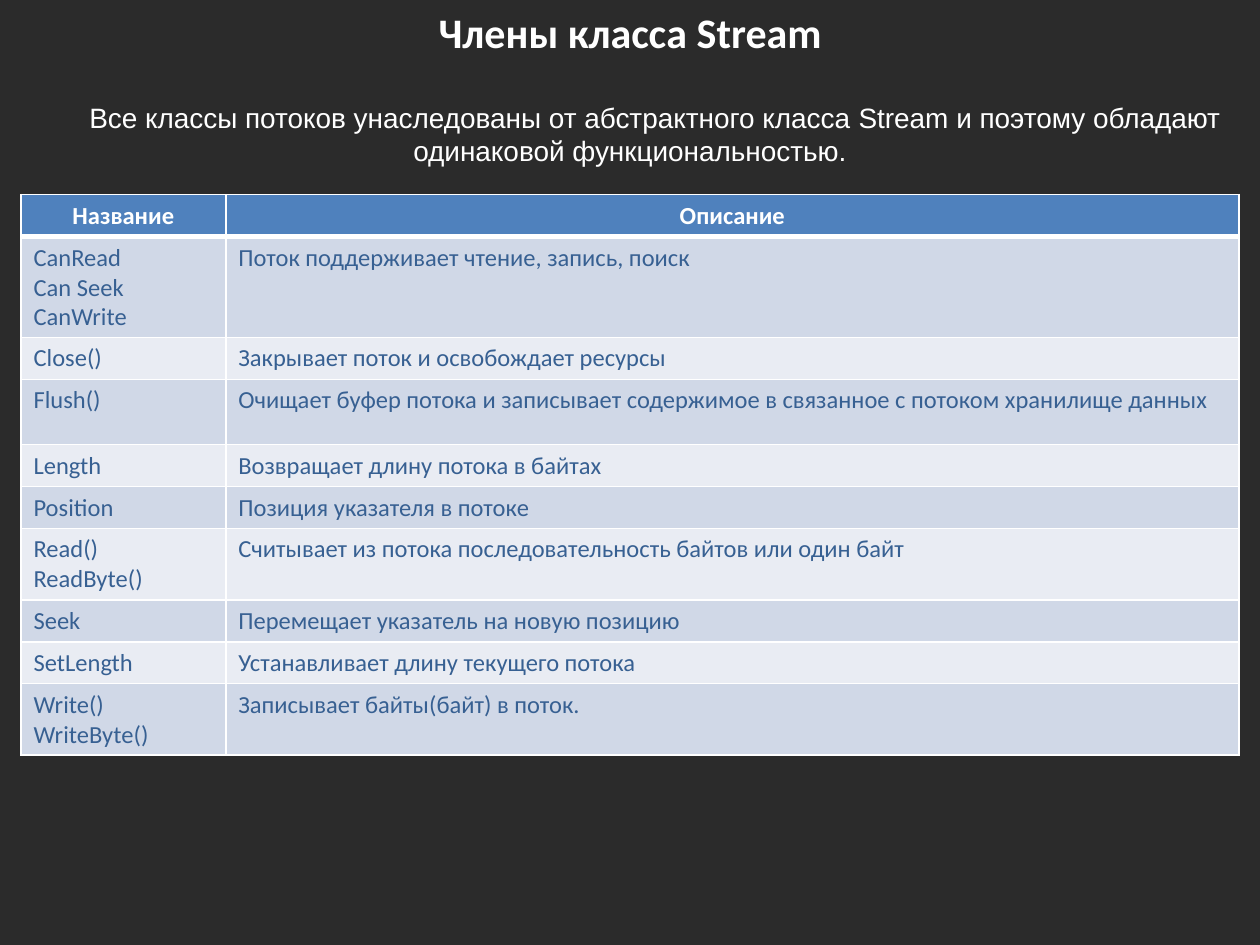
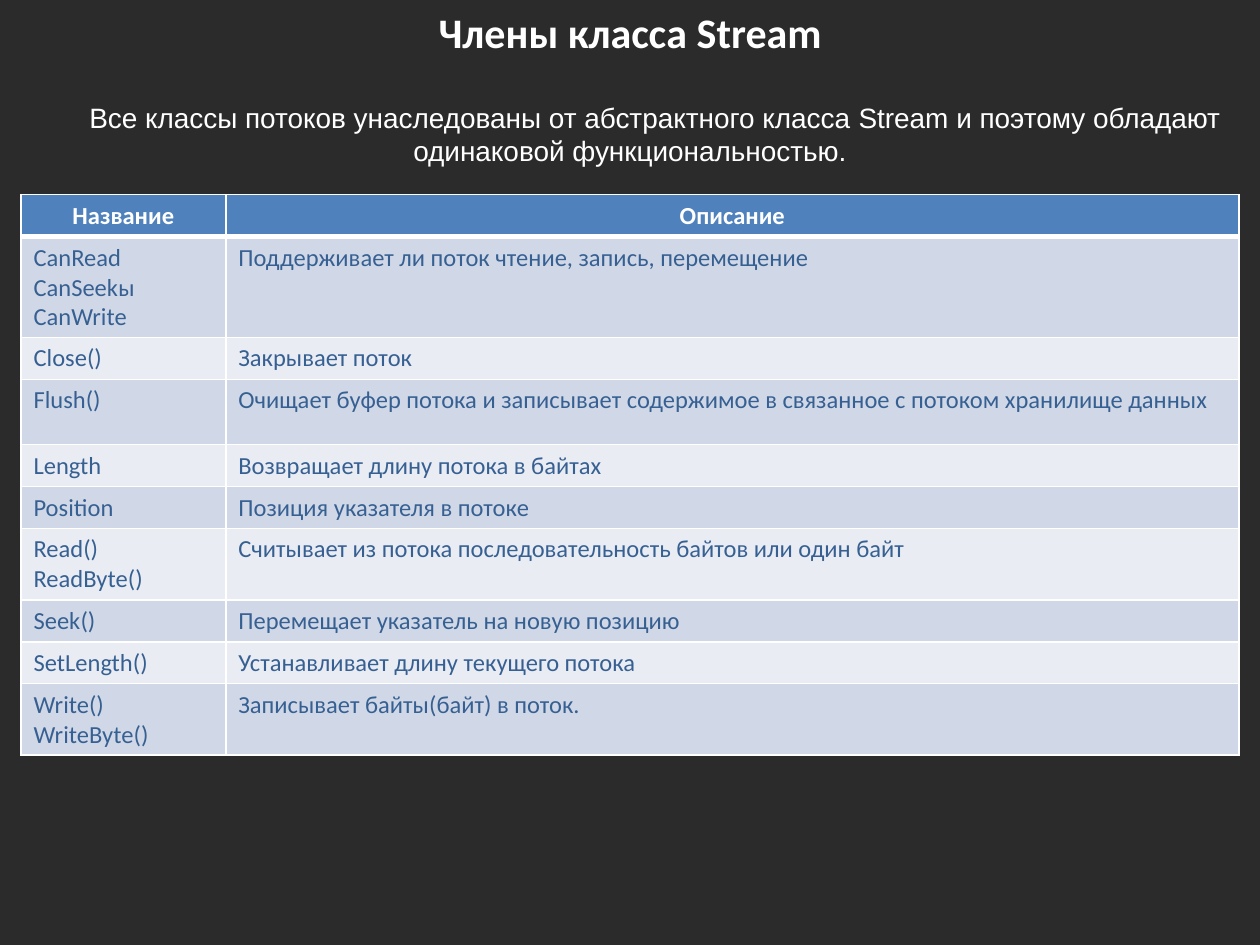
Before and after one commit to bazile/Training, a slide deck: slide 39 of Presentation/lesson-04-io.pptx. Drawn at 1260x945 pixels with LibreOffice and Linux fonts; fonts in the diff are those of the drawing; background and template pictures are left out; a plain dark background stands for a picture behind light text. Boxes give left, top, right and bottom in pixels: in the first picture for what was removed or moved away, otherwise in the second. Text is boxed around its words. In the diff, an @@ line names an element or a change of style, - is before the commit and + after.

Commit message:
Updated presentations

```diff
--- a/Presentation/lesson-04-io.pptx
+++ b/Presentation/lesson-04-io.pptx
@@ table at (21,195,1240,756) @@
-row 2, column 1: CanRead / Can Seek / CanWrite
+row 2, column 1: CanRead / CanSeekы / CanWrite
-row 2, column 2: Поток поддерживает чтение, запись, поиск
+row 2, column 2: Поддерживает ли поток чтение, запись, перемещение
-row 3, column 2: Закрывает поток и освобождает ресурсы
+row 3, column 2: Закрывает поток
-row 8, column 1: Seek
+row 8, column 1: Seek()
-row 9, column 1: SetLength
+row 9, column 1: SetLength()
```
Also in this commit, not shown: 4 other files.
